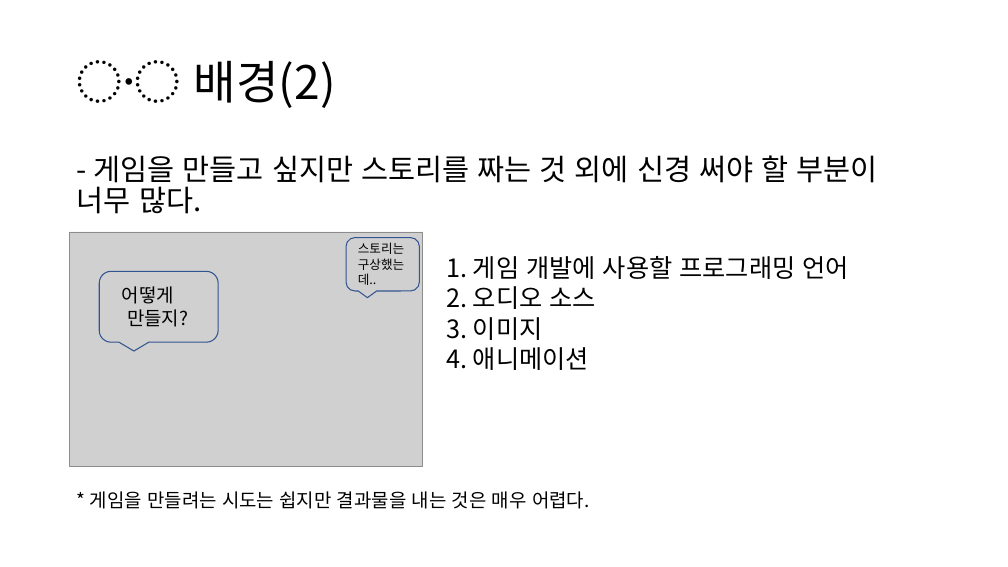
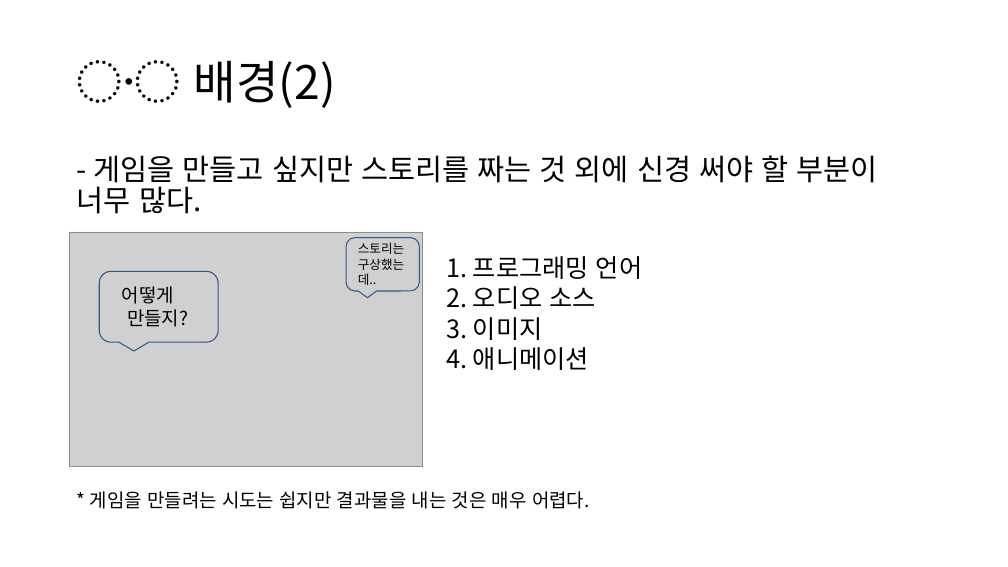
Before and after one commit to OSS-2021-team3/Drawing-Trade, a slide deck: slide 4 of OSS IDEA PROPOSAL.pptx. Drawn at 1008x567 pixels with LibreOffice and Linux fonts; fonts in the diff are those of the drawing; grey boxes stand for pictures. Boxes give left, top, right and bottom in pixels: in the first picture for what was removed or moved away, otherwise in the second. Text is boxed around its words. In the diff, an @@ line names an element or a change of style, - is before the commit and + after.

```diff
--- a/OSS IDEA PROPOSAL.pptx
+++ b/OSS IDEA PROPOSAL.pptx
@@ text at bbox=[446, 256, 642, 279]: text changed @@
-1. 게임 개발에 사용할 프로그래밍 언어
+1. 프로그래밍 언어
```
Also in this commit, not shown: 4 other slides changed.
